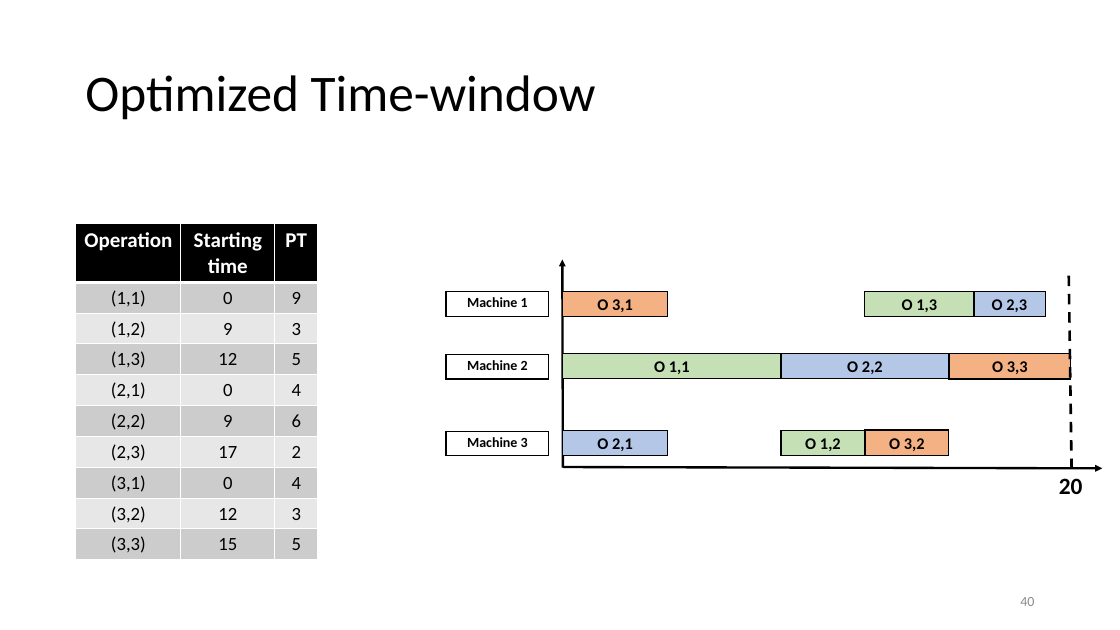
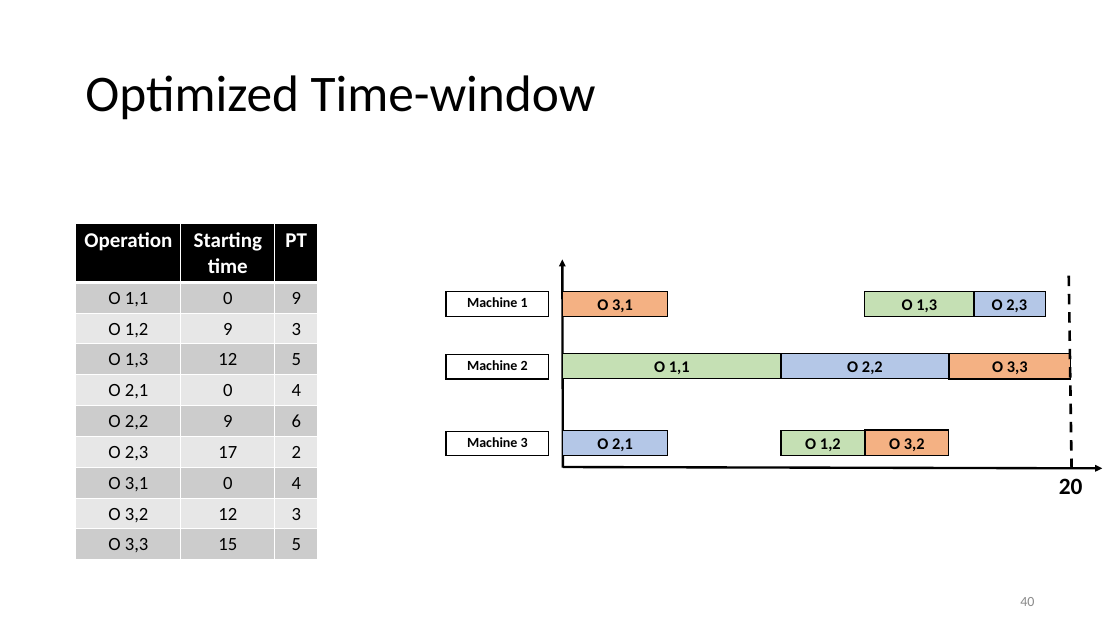
Before and after one commit to prosysscience/ICLP-IJCAI-Presentations-, a slide deck: slide 40 of ICLP_Paper.pptx. Drawn at 1120x630 pixels with LibreOffice and Linux fonts; fonts in the diff are those of the drawing. Boxes give left, top, right and bottom in pixels: in the first picture for what was removed or moved away, otherwise in the second. Text is boxed around its words. In the diff, an @@ line names an element or a change of style, - is before the commit and + after.

```diff
--- a/ICLP_Paper.pptx
+++ b/ICLP_Paper.pptx
@@ table at (76,223,318,560) @@
-row 2, column 1: (1,1)
+row 2, column 1: O 1,1
-row 3, column 1: (1,2)
+row 3, column 1: O 1,2
-row 4, column 1: (1,3)
+row 4, column 1: O 1,3
-row 5, column 1: (2,1)
+row 5, column 1: O 2,1
-row 6, column 1: (2,2)
+row 6, column 1: O 2,2
-row 7, column 1: (2,3)
+row 7, column 1: O 2,3
-row 8, column 1: (3,1)
+row 8, column 1: O 3,1
-row 9, column 1: (3,2)
+row 9, column 1: O 3,2
-row 10, column 1: (3,3)
+row 10, column 1: O 3,3
```
Also in this commit, not shown: 14 other slides changed, 1 other file.
